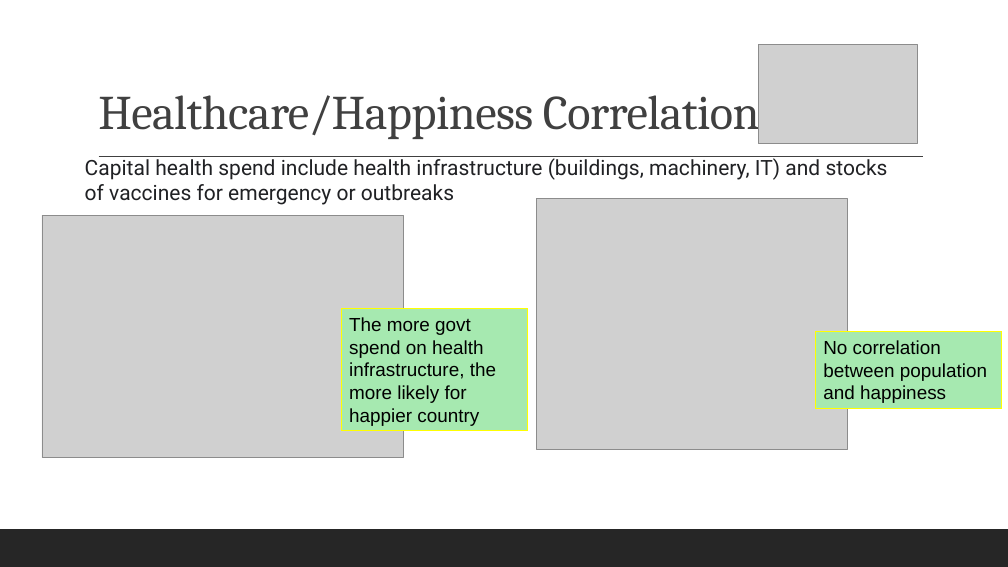
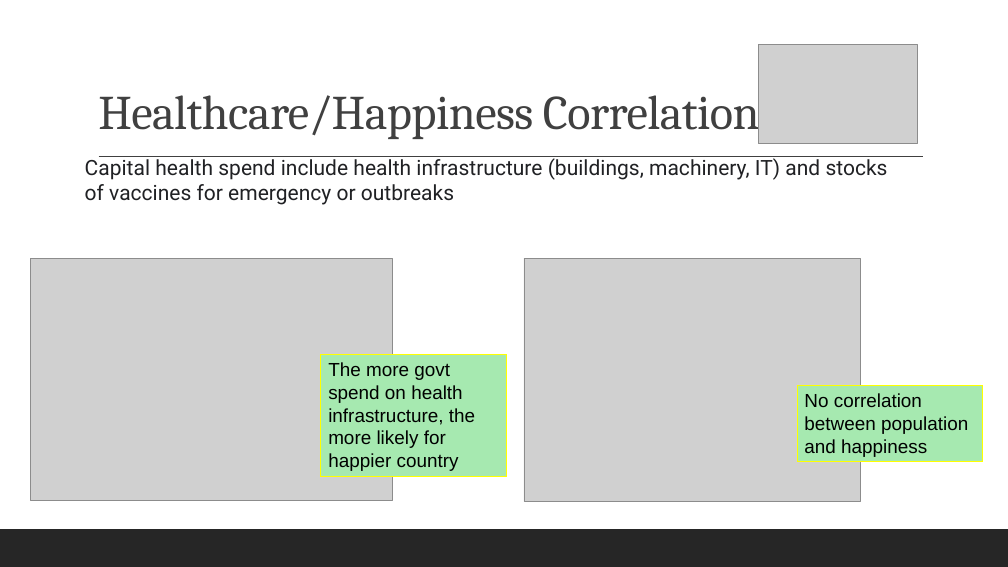
Before and after one commit to reginesgit/Factors-Contributing-to-a-Countrys-Happiness, a slide deck: slide 11 of Anaconda_Results_Presentation.pptx. Drawn at 1008x567 pixels with LibreOffice and Linux fonts; fonts in the diff are those of the drawing; grey boxes stand for pictures. Boxes give left, top, right and bottom in pixels: in the first picture for what was removed or moved away, otherwise in the second. Text is boxed around its words. In the diff, an @@ line names an element or a change of style, - is before the commit and + after.

```diff
--- a/Anaconda_Results_Presentation.pptx
+++ b/Anaconda_Results_Presentation.pptx
@@ picture moved from (x1=42, y1=216, x2=403, y2=458) to (x1=30, y1=258, x2=392, y2=501) @@
@@ picture resized from (x1=537, y1=198, x2=847, y2=449) to (x1=524, y1=258, x2=861, y2=501) @@
@@ rectangle "The more govt spend on ..." moved from (x1=342, y1=309, x2=528, y2=432) to (x1=321, y1=355, x2=507, y2=477) @@
@@ rectangle "No correlation between population and ..." moved from (x1=816, y1=332, x2=1002, y2=408) to (x1=797, y1=386, x2=983, y2=462) @@
```
Also in this commit, not shown: 5 other slides changed, 1 slide added, 1 slide removed, 5 other files.
